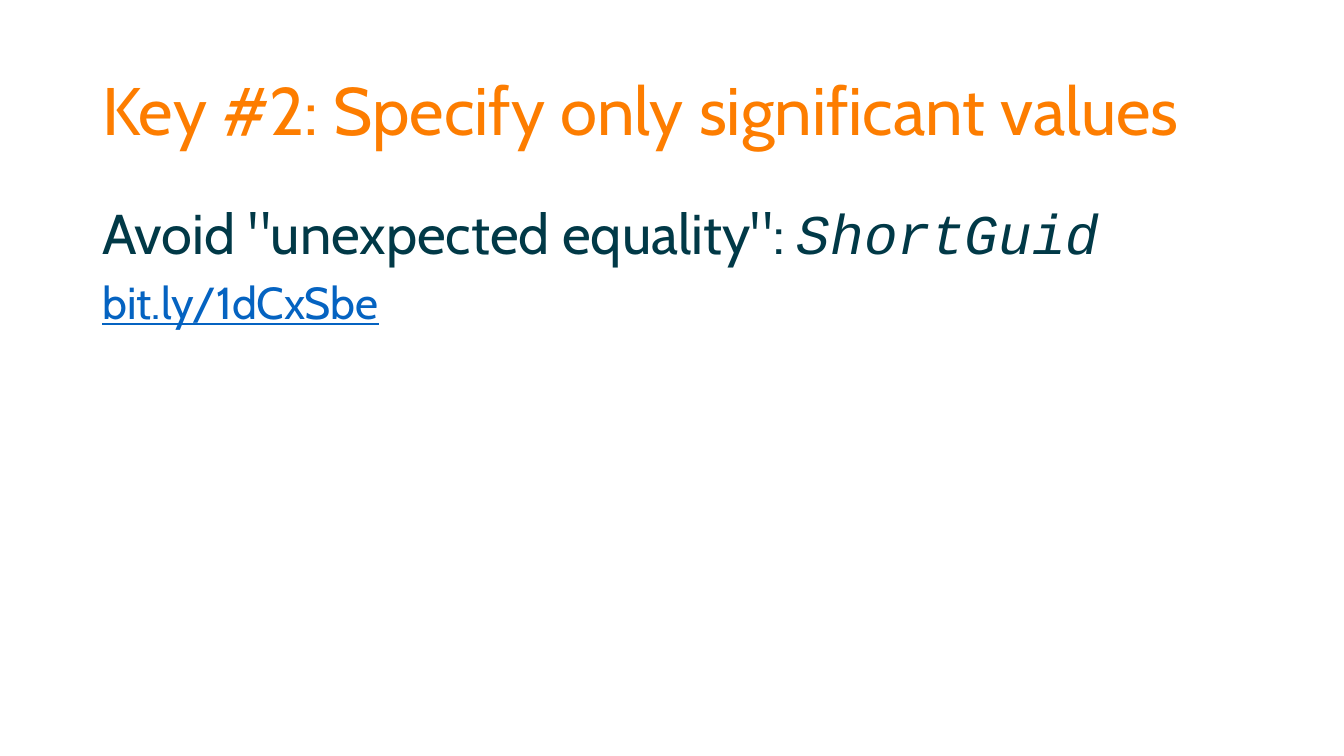
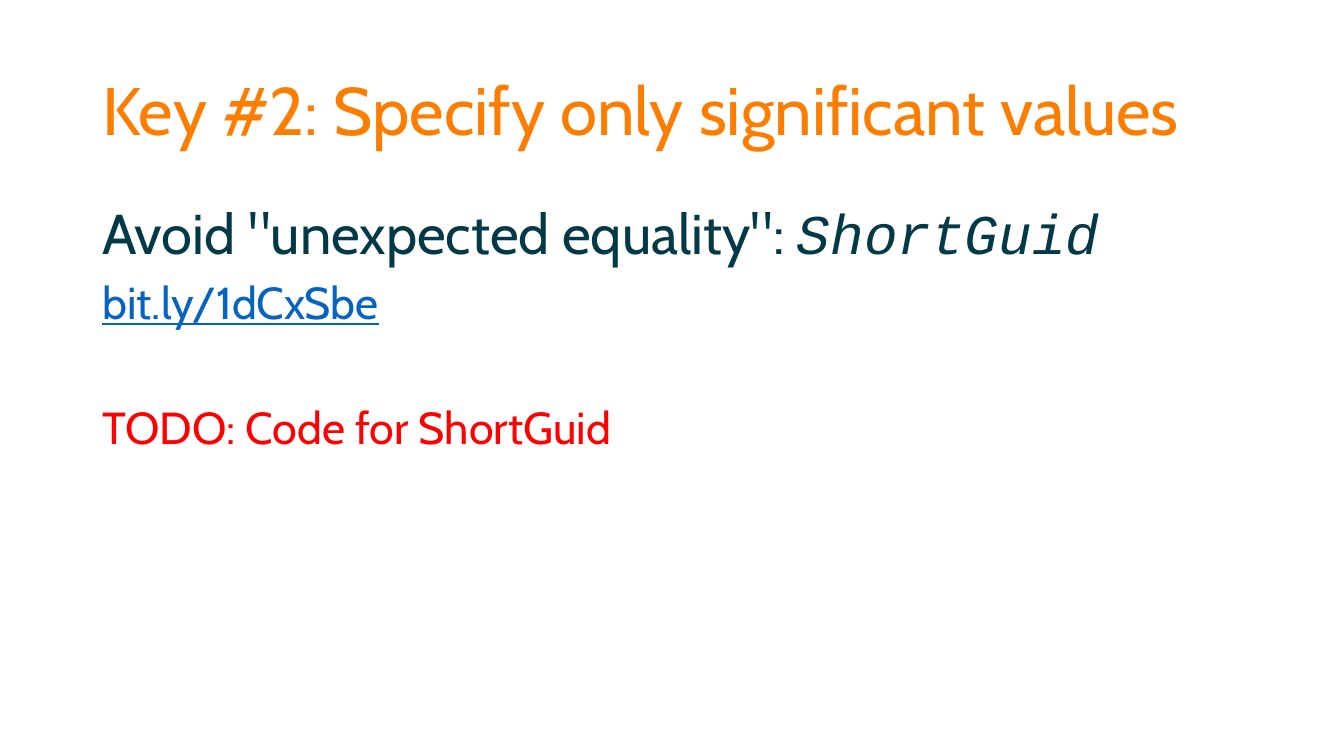
Before and after one commit to spetryjohnson/Talk-Patterns_of_Effective_Test_Setup, a slide deck: slide 39 of POETS - CodeMash 2017.pptx. Drawn at 1344x756 pixels with LibreOffice and Linux fonts; fonts in the diff are those of the drawing. Boxes give left, top, right and bottom in pixels: in the first picture for what was removed or moved away, otherwise in the second. Text is boxed around its words. In the diff, an @@ line names an element or a change of style, - is before the commit and + after.

```diff
--- a/POETS - CodeMash 2017.pptx
+++ b/POETS - CodeMash 2017.pptx
@@ text at [102,410,611,445]: paragraph added @@
+TODO: Code for ShortGuid
```
Also in this commit, not shown: 3 other slides changed, 5 slides added, 3 slides removed, 1 other file.
